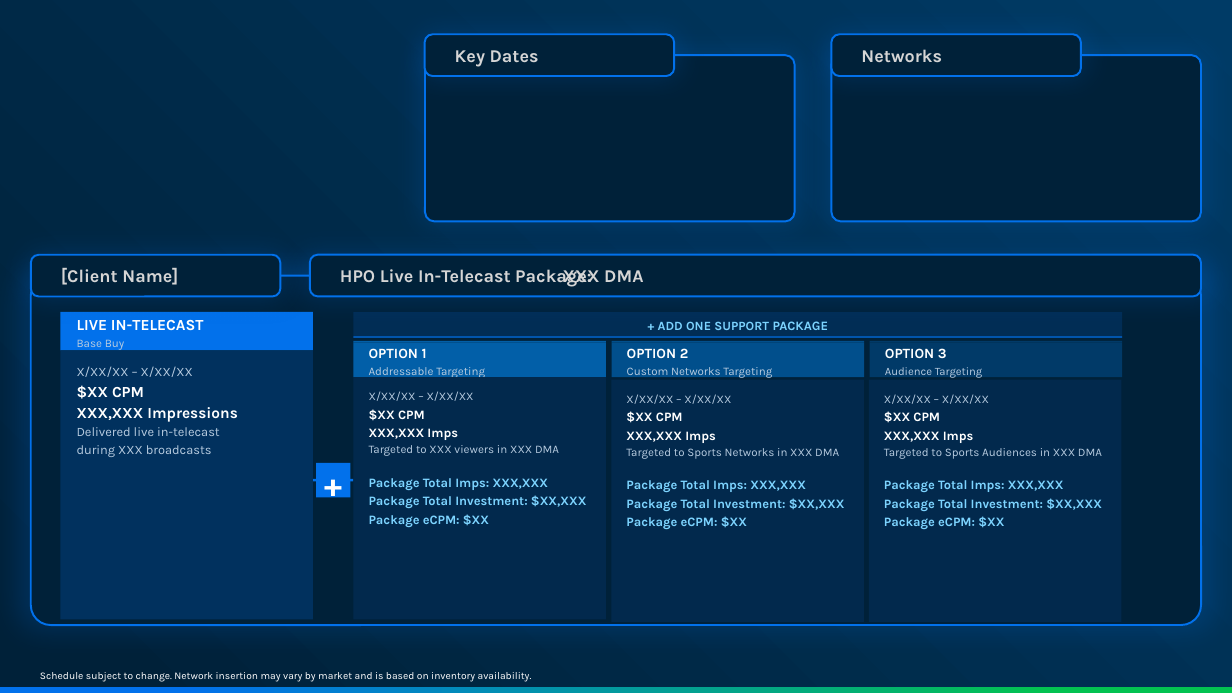
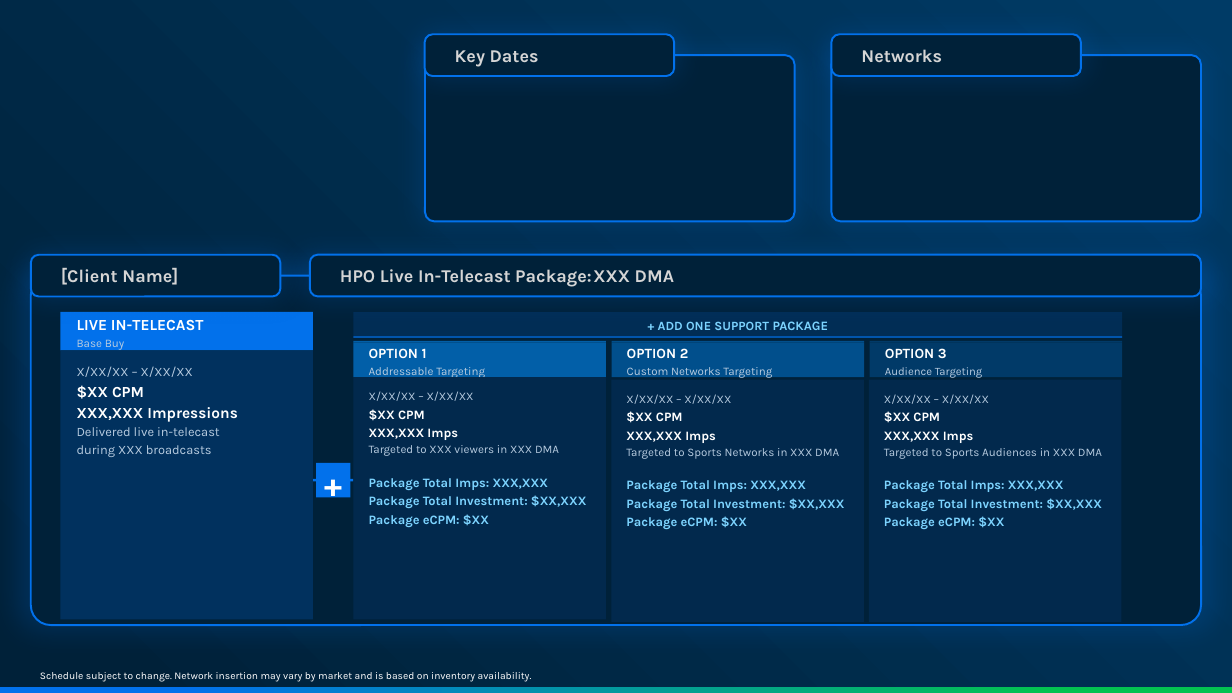
Before and after one commit to zsparkman/HPO-Package-Builder, a slide deck: slide 1 of Assets/HPO Stream Package Builder - Master Template.pptx. Drawn at 1232x693 pixels with LibreOffice and Linux fonts; fonts in the diff are those of the drawing; background and template pictures are left out. Boxes give left, top, right and bottom in pixels: in the first picture for what was removed or moved away, otherwise in the second. Text is boxed around its words. In the diff, an @@ line names an element or a change of style, - is before the commit and + after.

```diff
--- a/Assets/HPO Stream Package Builder - Master Template.pptx
+++ b/Assets/HPO Stream Package Builder - Master Template.pptx
@@ text "XXX DMA" rewrapped from (x1=563, y1=270, x2=643, y2=287) to (x1=593, y1=270, x2=674, y2=282) @@
```
